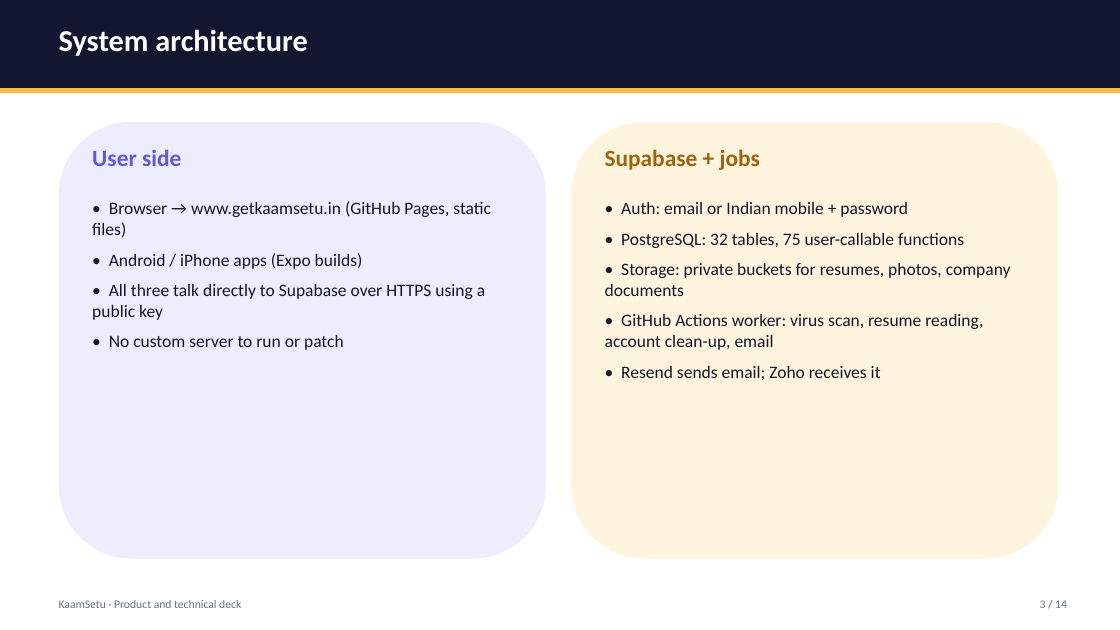
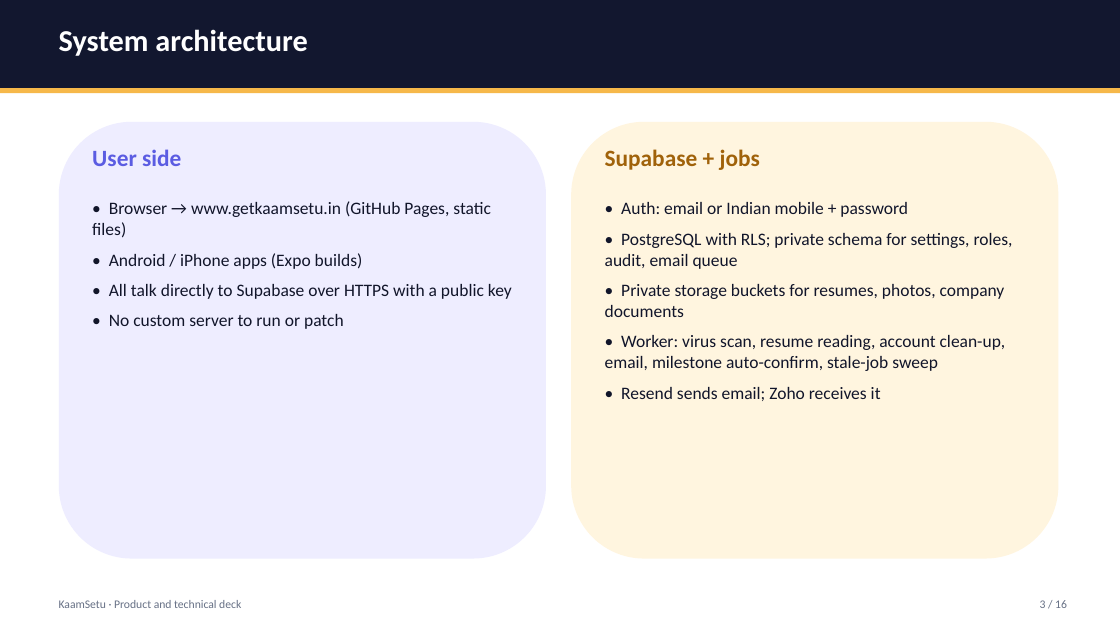
Before and after one commit to Rish866/KaamSetu, a slide deck: slide 3 of docs/decks/KaamSetu-Technical-Deck.pptx. Drawn at 1120x630 pixels with LibreOffice and Linux fonts; fonts in the diff are those of the drawing. Boxes give left, top, right and bottom in pixels: in the first picture for what was removed or moved away, otherwise in the second. Text is boxed around its words. In the diff, an @@ line names an element or a change of style, - is before the commit and + after.

Commit message:
docs: investor and technical decks v2 (India-wide, accountability engine, outcome-based fees, DPDP); refreshed screenshots

```diff
--- a/docs/decks/KaamSetu-Technical-Deck.pptx
+++ b/docs/decks/KaamSetu-Technical-Deck.pptx
@@ text at box(605, 233, 1013, 371): text changed @@
-• PostgreSQL: 32 tables, 75 user-callable functions
-• Storage: private buckets for resumes, photos, company documents
-• GitHub Actions worker: virus scan, resume reading, account clean-up, email
+• PostgreSQL with RLS; private schema for settings, roles, audit, email queue
+• Private storage buckets for resumes, photos, company documents
+• Worker: virus scan, resume reading, account clean-up, email, milestone auto-confirm, stale-job sweep
@@ text at box(109, 284, 512, 299): text changed @@
-• All three talk directly to Supabase over HTTPS using a public key
+• All talk directly to Supabase over HTTPS with a public key
```
Also in this commit, not shown: 10 other slides changed, 4 slides added, 2 slides removed, 15 other files.
